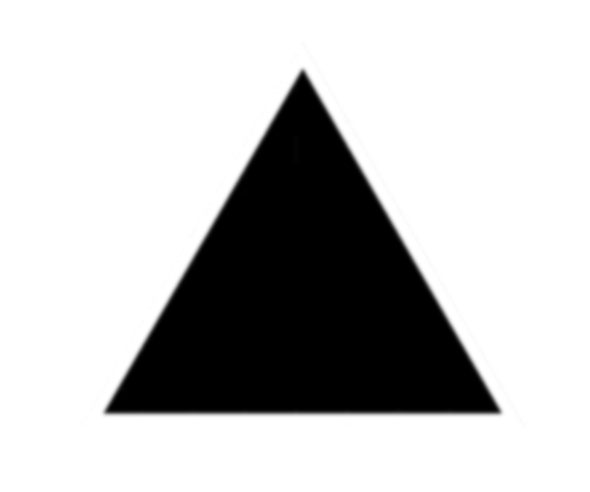
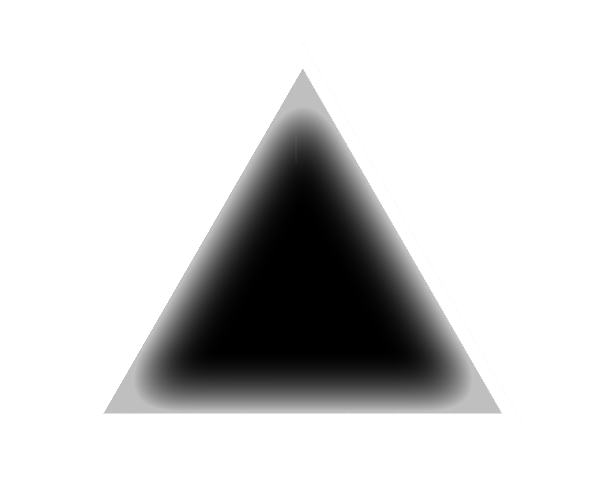
Revision of a layered 590x492 image; what changed, layer by layer:
hid "Layer 0 copy" over [100,43,524,425]
